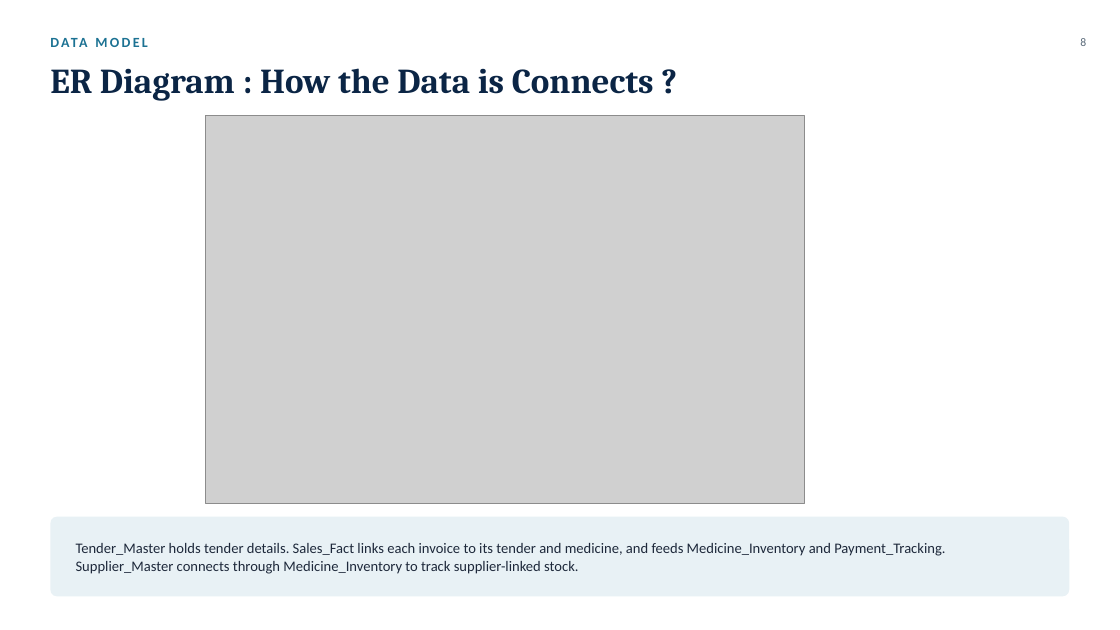
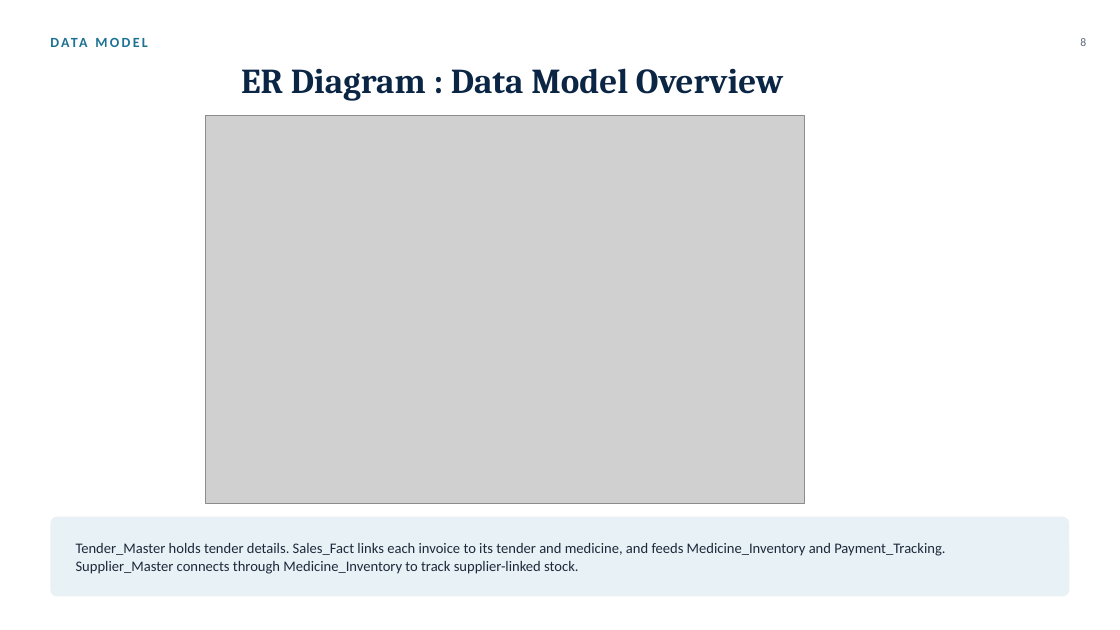
Before and after one commit to PratikKeniBA/Rahul_Pharma_BA_Project, a slide deck: slide 8 of Presentation/Rahul_Pharma_BA_Project_PPT 1.pptx. Drawn at 1120x630 pixels with LibreOffice and Linux fonts; fonts in the diff are those of the drawing; grey boxes stand for pictures. Boxes give left, top, right and bottom in pixels: in the first picture for what was removed or moved away, otherwise in the second. Text is boxed around its words. In the diff, an @@ line names an element or a change of style, - is before the commit and + after.

```diff
--- a/Presentation/Rahul_Pharma_BA_Project_PPT 1.pptx
+++ b/Presentation/Rahul_Pharma_BA_Project_PPT 1.pptx
@@ text at <box>241,68,783,101</box>: text changed @@
-ER Diagram : How the Data is Connects ?
+ER Diagram : Data Model Overview
```
Also in this commit, not shown: 6 other slides changed, 2 slides added.
